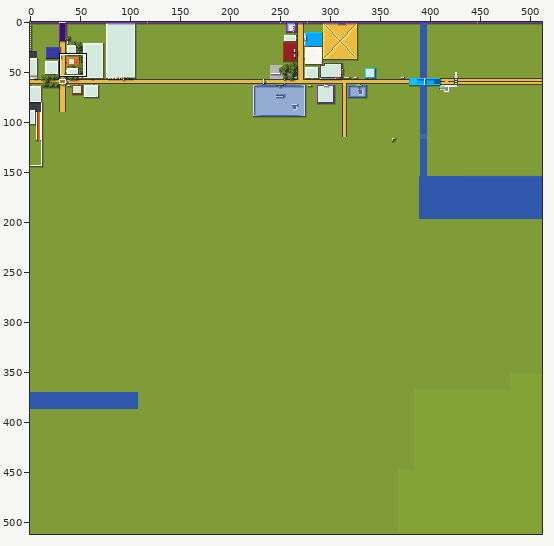
File history of a sprite sheet, tiles/1,-5.png. The first picture is a wide view before the edit; the outline marks the close-up.
Close-up. As it was:
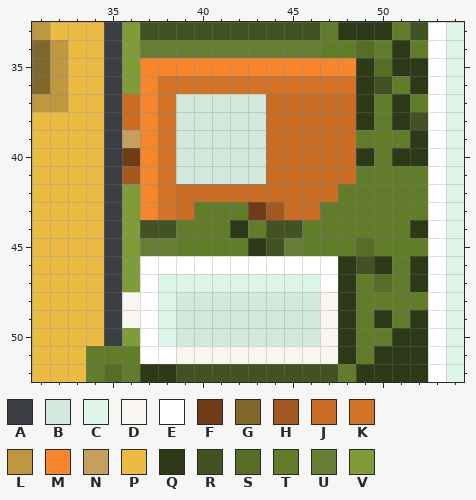
The file is 512x512 pixels. Colours within 5 levels of each other are drawn and written as one. Shown: x 31..54, y 33..52. The commit also changed other parts of the picture, which this record leaves out.
Palette (. is transparent): A #3a3d42  B #d3e9de  C #def5e9  D #f9f5f0  E #ffffff  F #6f3c17  G #82672b  H #a35821  J #ca6d23  K #d47225  L #bf973f  M #f6852b  N #c69f5f  P #edbb42  Q #2d3917  R #435223  S #556d25  T #617d2a  U #677e35  V #7f9c38
Pixels before, first column x 31:
33 LPPPAVRRRRRRRRRRTQQQTREC
34 GLPPAVUUUUUUUUUUTTSTQTEC
35 GLPPAVMMMMMMMMMMMMQSQQEC
36 GLPPAVMKKKKKKKKKKKQRTQEC
37 LLPPAJMKBBBBBJJJJJQTQTEC
38 PPPPAJMKBBBBBJJJJJQTQREC
39 PPPPANMKBBBBBJJJJJTTTQEC
40 PPPPAFMKBBBBBJJJJJQTQQEC
41 PPPPAHMKBBBBBJJJJJTTTTEC
42 PPPPAVMKJJJJJJJJJTTTTTEC
43 PPPPAVMKJTTTFHJJTTTTTTEC
44 PPPPAVRRTTTQTRRTTTTTTQEC
45 PPPPAVUUTTTTQRUTTTSTTTEC
46 PPPPAVEEEEEEEEEEEQRQTQEC
47 PPPPAVECCCCCCCCCEQTSTQEC
48 PPPPADECBBBBBBBBDQTTTTEC
49 PPPPADECBBBBBBBBDQTQTQEC
50 PPPPAVECBBBBBBBBDQTTQQEC
51 PPPTTTEEDDDDDDDDDQTQQQEC
52 PPPTSTQQRRRRRRRRRTQQQQEC
Now the later version:
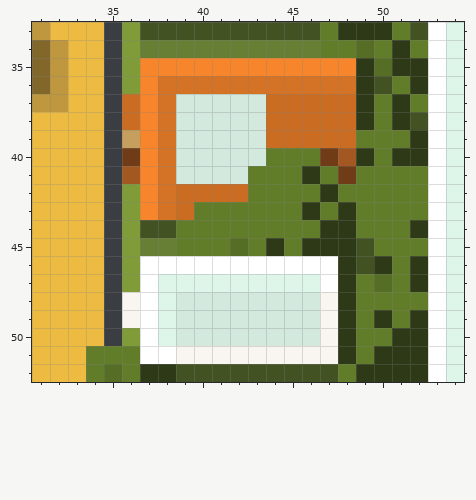
Difference:
Changed rows in their new state; - is an unchanged pixel.
first column x 42:
40 --TTTFH-
41 -TTTQTF-
42 -TTTTQ--
43 -TTTQ-Q-
44 T-TT-QQ-
45 STQTQQQR
Where, in picture pixels (left, top, right, bottom), the same in both close-ups:
changed: (230, 148, 374, 256)
